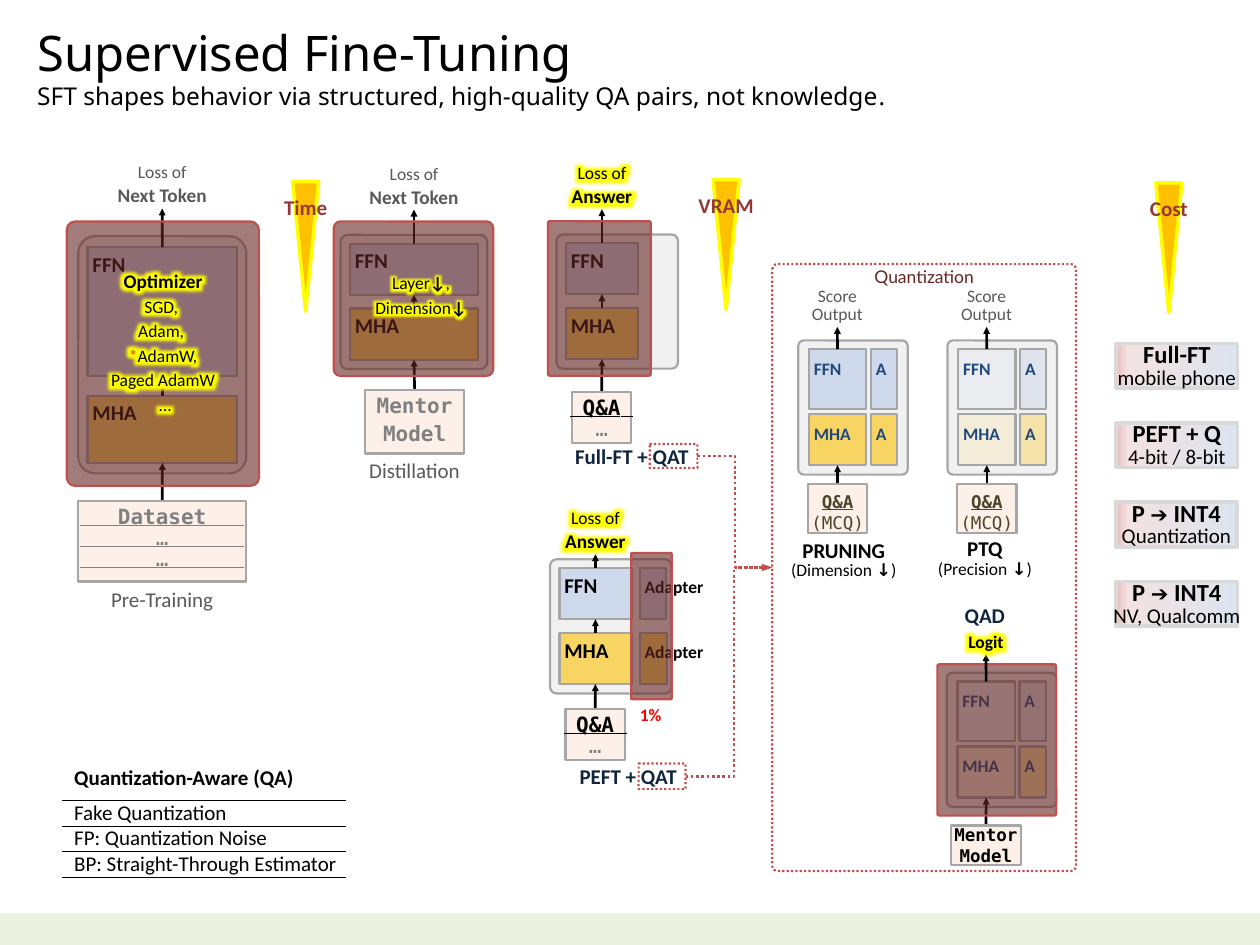
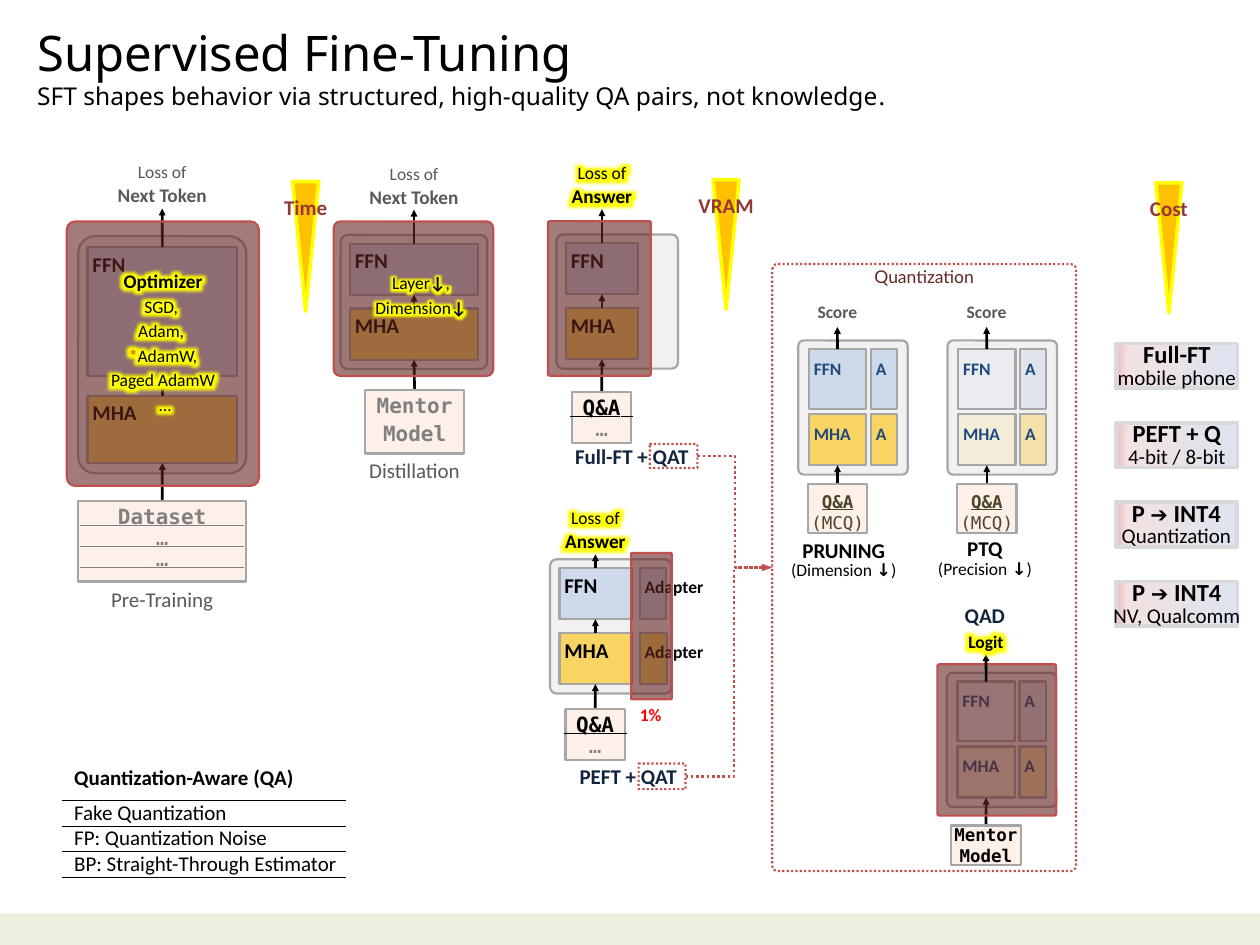
Before and after one commit to navibator/crazy-ai, a slide deck: slide 10 of ai-gemma.pptx (slide 11 before the commit). Drawn at 1260x945 pixels with LibreOffice and Linux fonts; fonts in the diff are those of the drawing. Boxes give left, top, right and bottom in pixels: in the first picture for what was removed or moved away, otherwise in the second. Text is boxed around its words. In the diff, an @@ line names an element or a change of style, - is before the commit and + after.

```diff
--- a/ai-gemma.pptx
+++ b/ai-gemma.pptx
@@ text "Score": place and size @@
-text "Score" at <box>812,290,863,323</box>
+text "Score" at <box>818,306,858,318</box>
@@ text "Score" at <box>818,306,858,318</box>: bold on @@
@@ text at <box>812,308,863,323</box>: paragraph removed @@
-Output
@@ text "Score" at <box>967,306,1007,318</box>: bold on @@
@@ text "Score": place and size @@
-text "Score" at <box>961,290,1012,323</box>
+text "Score" at <box>967,306,1007,318</box>
@@ text at <box>961,308,1012,323</box>: paragraph removed @@
-Output
```
Also in this commit, not shown: 3 other slides changed, 2 slides removed, 1 other file.
